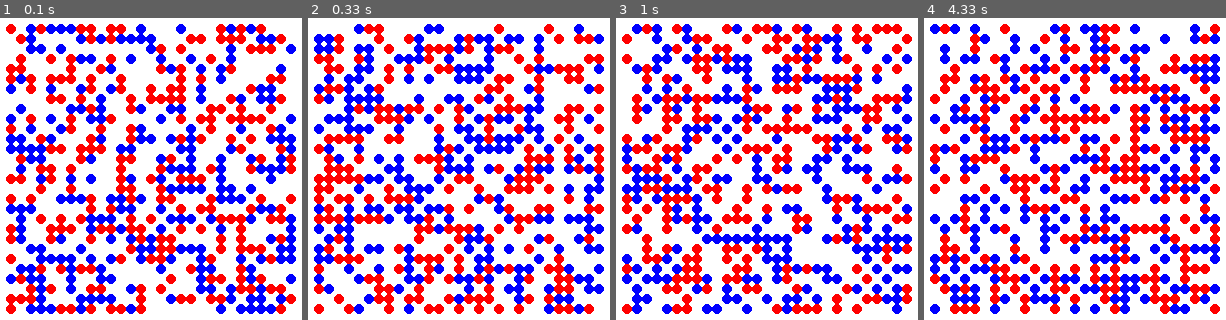
Above: before the commit, frames 1-4 (left to right).
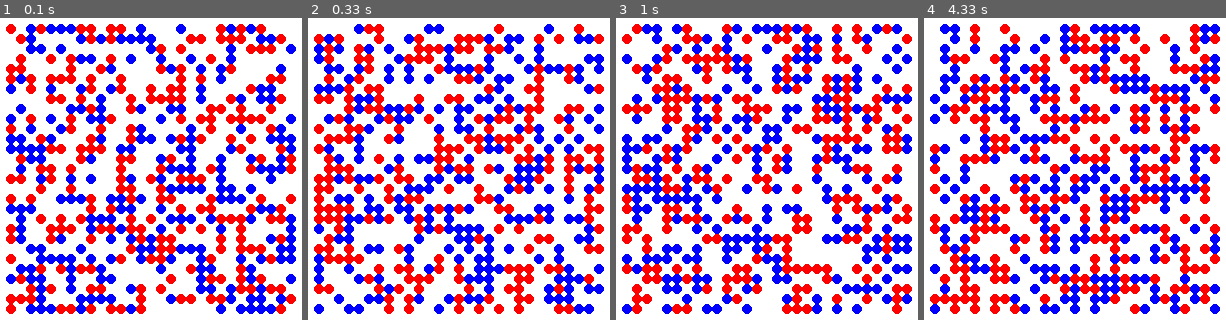
Above: after the commit, the same moments.

Repository: Dunkaburk/gruprog_1
Game: pygame game, started from grundlaggande_programvareutveckling/Neighbours/src/Neighbours.py
The game is run twice, just before and just after one commit, with the same random seed, the same clock (stepped at 60 frames per second) and the same inputs.
Inputs:
- Up to frame 1 (0.1 s): no input
- Up to frame 2 (0.33 s): no input
- Up to frame 3 (1 s): no input
- Up to frame 4 (4.33 s): no input

Frame 1 is identical in both runs. In frame 2, 20% of the frame differs, in the area x 1-99%, y 1-99%; in frame 3, 21%; in frame 4, 29%.

Commit message:
Update Neighbours.py

Diff:
--- a/grundlaggande_programvareutveckling/Neighbours/src/Neighbours.py
+++ b/grundlaggande_programvareutveckling/Neighbours/src/Neighbours.py
@@ -39,7 +39,7 @@
     # Tune these numbers to test different distributions or update speeds
     FRAME_RATE = 20  # Increase number to speed simulation up
     DIST = [0.25, 0.25, 0.50]  # % of RED, BLUE, and NONE
-    THRESHOLD = 0.7  # % of surrounding neighbours that should be like me for satisfaction
+    THRESHOLD = 0.5  # % of surrounding neighbours that should be like me for satisfaction
 
     size = SIZE
 
@@ -127,15 +127,23 @@
                 current_actor = world[row][column]
                 if current_actor != Actor.NONE:
                     neighbours = get_neighbours(world, row, column)
+                    opposite_actor = get_opposite_actor(current_actor)
                     number_of_similar = count(neighbours, current_actor)
-                    if number_of_similar >= round(minimum_similar * len(neighbours)):
-                        pass
-                    else:
-                        satisfied = False
+                    number_of_none = count(neighbours, opposite_actor)
+                    if number_of_similar <= round(minimum_similar * (len(neighbours)-number_of_none)):
                         self.world[row][column] = Actor.NONE
                         unsatisfied_list.append(current_actor)
-        print(satisfied)
         return unsatisfied_list
+
+def get_opposite_actor(current_actor):
+    if current_actor == Actor.RED:
+        opposite_actor = Actor.BLUE
+    else:
+        opposite_actor = Actor.RED
+
+    return opposite_actor
+
+
 def create_dist_list():
     dist_list = []
     dist_list = add_actors(Actor.RED, NeighborsModel.DIST[0]) + add_actors(Actor.BLUE, NeighborsModel.DIST[1]) + add_actors(Actor.NONE, NeighborsModel.DIST[2])
@@ -161,9 +169,6 @@
         game_matrix[k // NeighborsModel.size][k % NeighborsModel.size] = dist_list[k]
 
     return game_matrix
-
-
-
 
 
 def get_neighbours(matrix, row, column):
